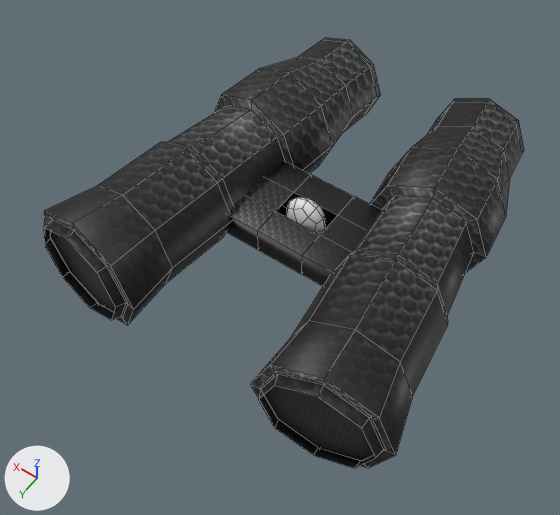
Renders of the Blender file working/subahu/Binocular/Binocular.blend from each side of a commit.
Before and after are seen from a camera (50 mm lens) standing at (-0.339, 0.595, 0.902) and looking at (0.05, 0.049, 0.045). Every picture has the same lights, and +X, +Y and +Z are marked at lower left. Mesh edges are drawn as thin lines.

The older version as bpy lines, for what is in view:
```python
me_cube = bpy.data.meshes.new('Cube')
me_cube.from_pydata(...)  # 240 vertices, 192 faces; spans x -3.42..4.62, y -4.64..4.03, z -4.19..4.98
me_cube.polygons.foreach_set('use_smooth', [True] * 192)
me_cube.materials.append(mat_blackmetal_jpeg)  # picture img_blackmetal_jpeg
me_cylinder = bpy.data.meshes.new('Cylinder')
me_cylinder.from_pydata(...)  # 38 vertices, 36 faces; spans x -0.87..0.87, y -0.88..0.88, z -1.0..1.0
me_cylinder.polygons.foreach_set('use_smooth', [True] * 36)
ob_binocular = bpy.data.objects.new('Binocular', me_cube)
ob_binocular.location = (0.0, 0.0, 0.079)
ob_binocular.scale = (0.0689, 0.065, 0.0203)
ob_focusingring = bpy.data.objects.new('FocusingRing', me_cylinder)
ob_focusingring.parent = ob_binocular
ob_focusingring.matrix_parent_inverse = Matrix(((1.011, 0.0, 0.0, -1.915), (0.0, 1.073, 0.0, -4.507), (0.0, 0.0, 3.426, 0.398), (0.0, 0.0, 0.0, 1.0)))
ob_focusingring.location = (2.5, 4.185, -0.0412)
ob_focusingring.rotation_euler = (1.571, 0.0, 0.0)  # degrees (90, 0, 0)
ob_focusingring.scale = (0.534, 0.652, 0.258)
```
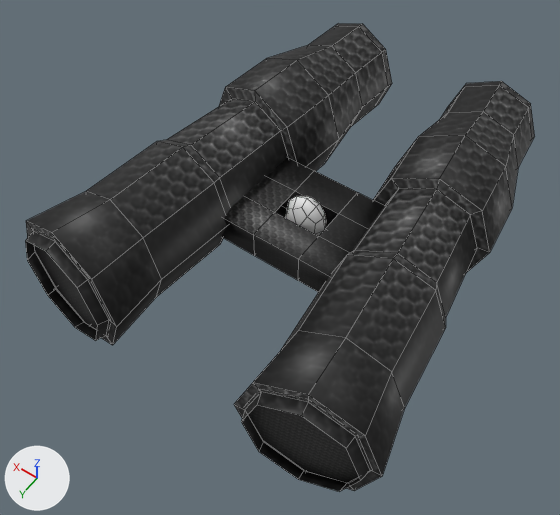
Boxes [x1, y1, x2, y2] around the edits, measured in the pictures (560 x 515 px):
'Binocular', moved, rescaled (6% wider, 9% taller): before [44, 38, 524, 468]; after [25, 23, 535, 491]
'FocusingRing', moved, rescaled: before [286, 197, 326, 235]; after [286, 196, 326, 236]

What changed in the scene script:
```text
Change me_cube:
    where me_cube.from_pydata(...)  # 240 vertices, 192 faces; spans x -3.42..4.62, y -4.64..4.03, z -4.19..4.98
    used by ob_binocular; location = (0.0, 0.0, 0.079); scale = (0.0689, 0.065, 0.0203)
    me_cube part 1: the whole mesh is scaled about the mesh origin by (0.0689, 0.0732, 0.0229)
Change ob_binocular:
    ob_binocular.scale: (0.0689, 0.065, 0.0203) -> (1.0, 1.0, 1.0)
    ob_binocular.location: (0.0, 0.0, 0.079) -> (0.0, 0.0, 0.077)
Change ob_focusingring:
    ob_focusingring.matrix_parent_inverse: Matrix(((1.011, 0.0, 0.0, -1.915), (0.0, 1.073, 0.0, -4.507), (0.0, 0.0, 3.426, 0.398), (0.0, 0.0, 0.0, 1.0))) -> Matrix(((1.0, 0.0, 0.0, 0.0), (0.0, 1.0, 0.0, 0.0), (0.0, 0.0, 1.0, -0.0774), (0.0, 0.0, 0.0, 1.0)))
    ob_focusingring.location: (2.5, 4.185, -0.0412) -> (0.0422, -0.00119, 0.0833)
    ob_focusingring.scale: (0.534, 0.652, 0.258) -> (0.0372, 0.0512, 0.0202)
```
